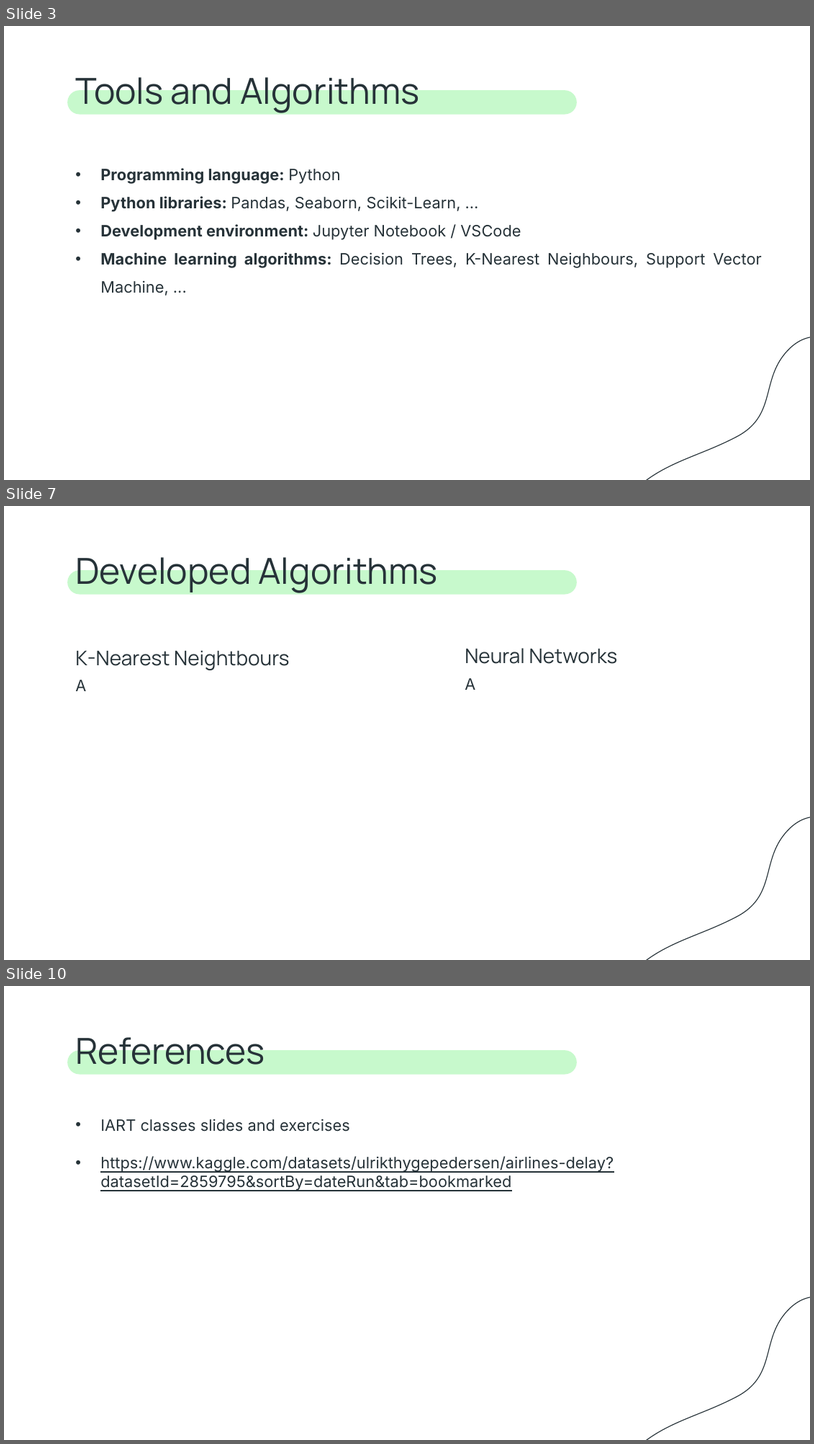
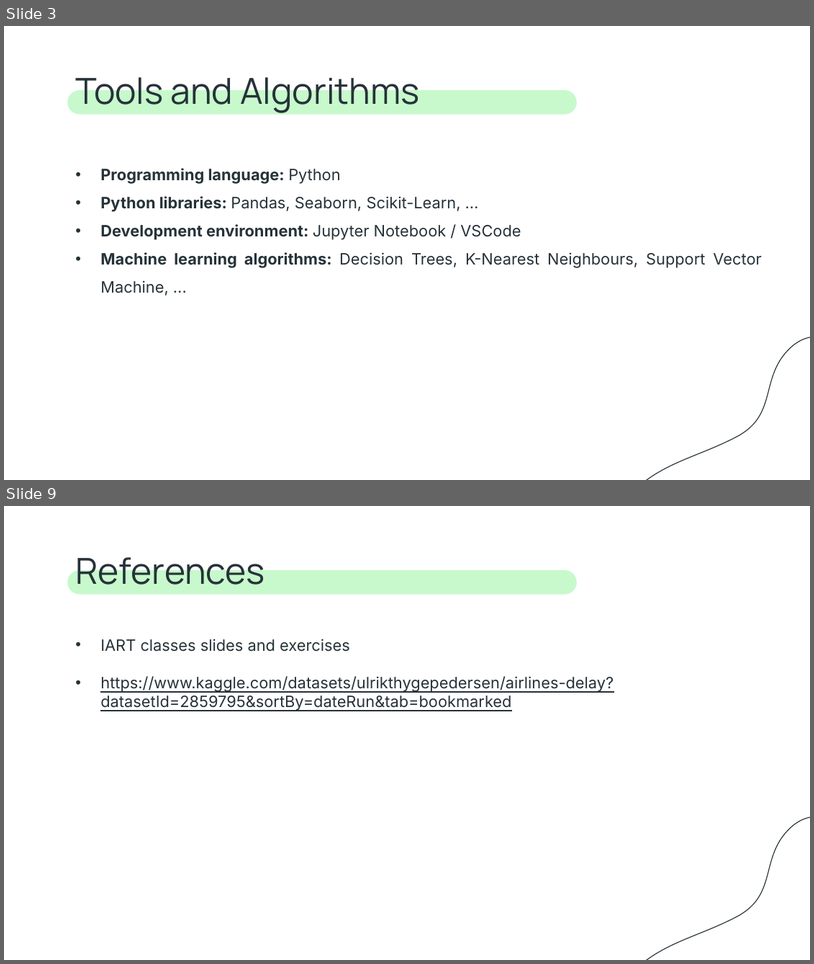
Before and after one commit to ICWeiner/FEUP-IART, a slide deck: Proj2/docs/IA-T10-G27-FinalDelivery.pptx. Shown one above the other, each under a label of ours: slides 3, 7 and 10 before the commit, slides 3 and 9 after it; the slides between them are not shown. The pictures are 814x1444 and 814x964 pixels, drawn with LibreOffice and Linux fonts; fonts in the diff are those of the drawing. Boxes give left, top, right and bottom in pixels: in the first picture for what was removed or moved away, otherwise in the second. Text is boxed around its words. In the diff, an @@ line names an element or a change of style, - is before the commit and + after.

```diff
--- a/Proj2/docs/IA-T10-G27-FinalDelivery.pptx
+++ b/Proj2/docs/IA-T10-G27-FinalDelivery.pptx
@@ slide 7 removed at (x1=4, y1=506, x2=810, y2=960), background #FFFFFF; not listed: 2 template elements that a slide beside it also shows @@
@@ title removed at (x1=75, y1=550, x2=437, y2=593) @@
-Developed Algorithms
@@ subtitle removed at (x1=75, y1=650, x2=289, y2=670) @@
-K-Nearest Neightbours
@@ text removed at (x1=465, y1=648, x2=618, y2=664) @@
-Neural Networks
@@ text removed at (x1=465, y1=678, x2=476, y2=690) @@
-A
@@ subtitle removed at (x1=75, y1=680, x2=86, y2=691) @@
-A
@@ what was slide 10 is now slide 9 @@
```
Also in this commit, not shown: 5 slides changed, 1 slide added, 1 other slide removed, 2 other files.
